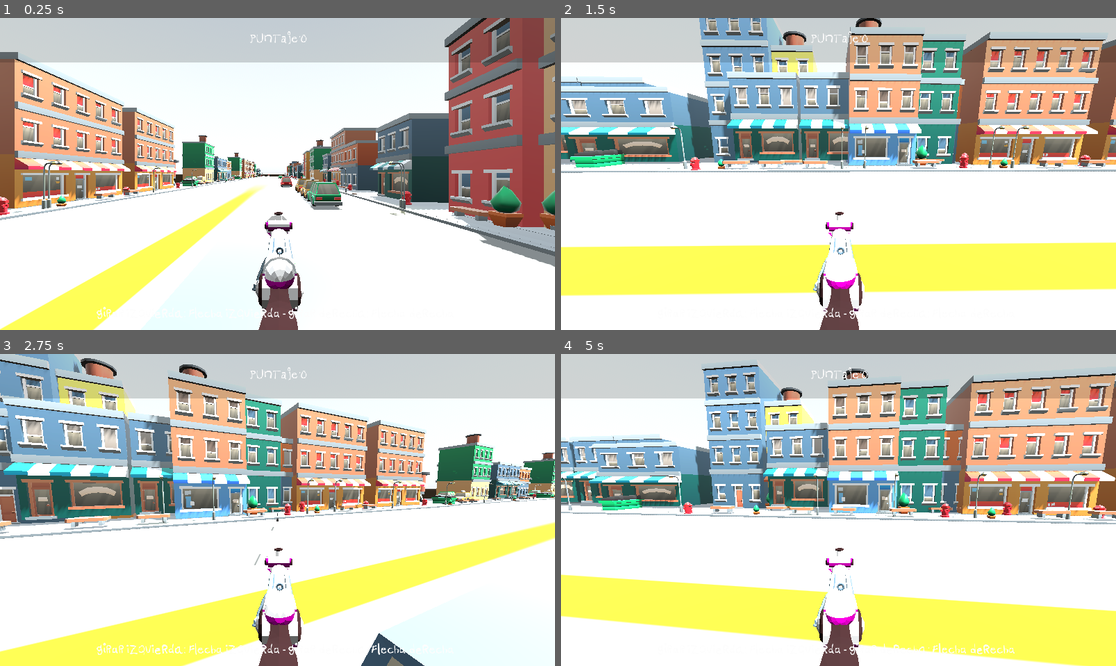
Above: before the commit, frames 1-4 (two rows, left to right).
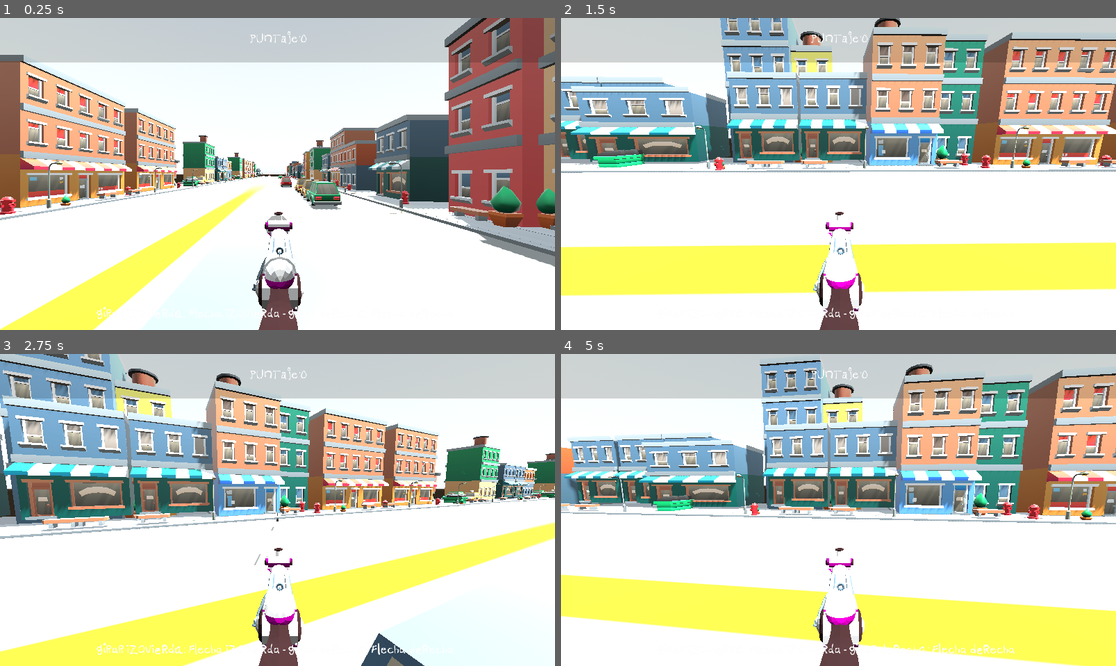
Above: after the commit, the same moments.

Repository: franciscoenriq/Panhales-en-Fuga
Game: Godot game, scene res://scenes/Volante/new_volante.tscn
Same seed, same stepped clock (60 frames per second), same inputs: the game is played once before the commit and once after it. This scene is started directly instead of the project's main scene. A sky picture missing from this copy of the repository is replaced by a grey-blue gradient.
Inputs (mouse positions are in pixels of both pictures, inside the frame that each line leads up to):
- Up to frame 1 (0.25 s): no input
- Up to frame 2 (1.5 s): move the mouse to (960, 158) at 0.52 s; hold L (p_right) 0.53-1.28 s; hold X (clutch) 0.53-1.28 s; click (960, 158) at 0.67 s; tap M (p_jump) at 0.77 s; move the mouse to (810, 174) at 1.27 s; hold W (forward) from 1.28 s (still down); tap A (gas) at 1.35 s
- Up to frame 3 (2.75 s): keep holding W (forward); tap M (p_jump) at 1.52 s; move the mouse to (288, 503) at 2.02 s; press the mouse at (288, 503) at 2.03 s
- Up to frame 4 (5 s): keep holding W (forward); move the mouse to (832, 516) at 2.77 s; release the mouse at (832, 516) at 2.78 s; tap F (test) at 2.85 s; click (832, 516) at 2.92 s; tap M (p_jump) at 3.02, 3.77, 4.52 s; move the mouse to (877, 513) at 3.52 s; hold X (clutch) 3.53-4.28 s; move the mouse to (794, 506) at 4.27 s; tap A (gas) at 4.35 s

The runs differ from the first frame. In frame 1, 5.3% of the frame differs, in the area x 0-100%, y 10-68%; in frame 2, 19%; in frame 3, 19%; in frame 4, 29%, in the area x 0-100%, y 2-54%.

Commit message:
Update terrain_controller.gd

Diff:
--- a/scripts/terrain_controller.gd
+++ b/scripts/terrain_controller.gd
@@ -28,8 +28,11 @@
 func _progress_terrain(delta: float) -> void:
 
 	GameController.calc_speed.rpc(delta)
-	var velocidad = GameController.car_speed
+
+	var velocidad = GameController.calc_speed(delta)
 	GameController.calc_distance.rpc(delta)
+	GameController.calc_distance(delta)
+
 	#print("llamando calc_speed")
 	for block in terrain_belt:
 		block.position.z += velocidad * delta
